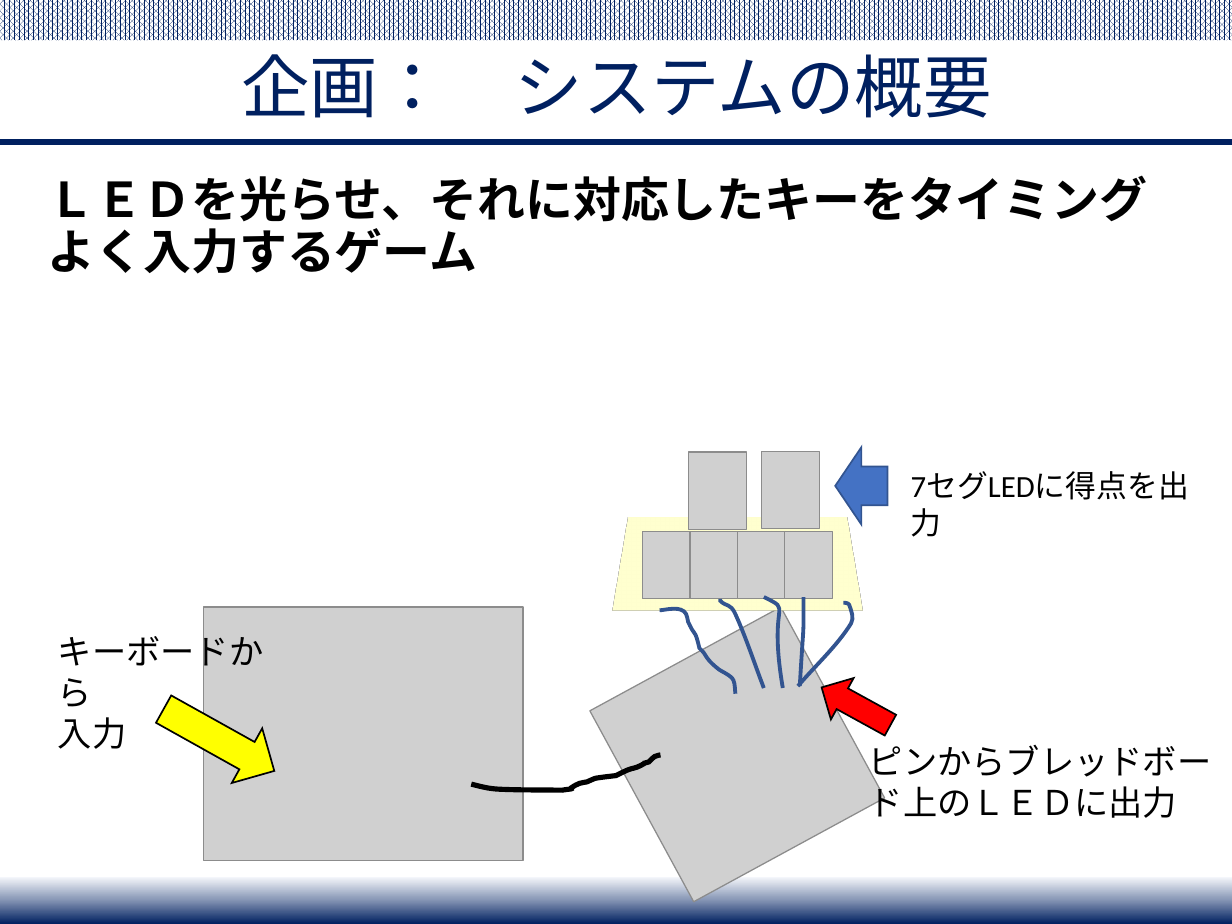
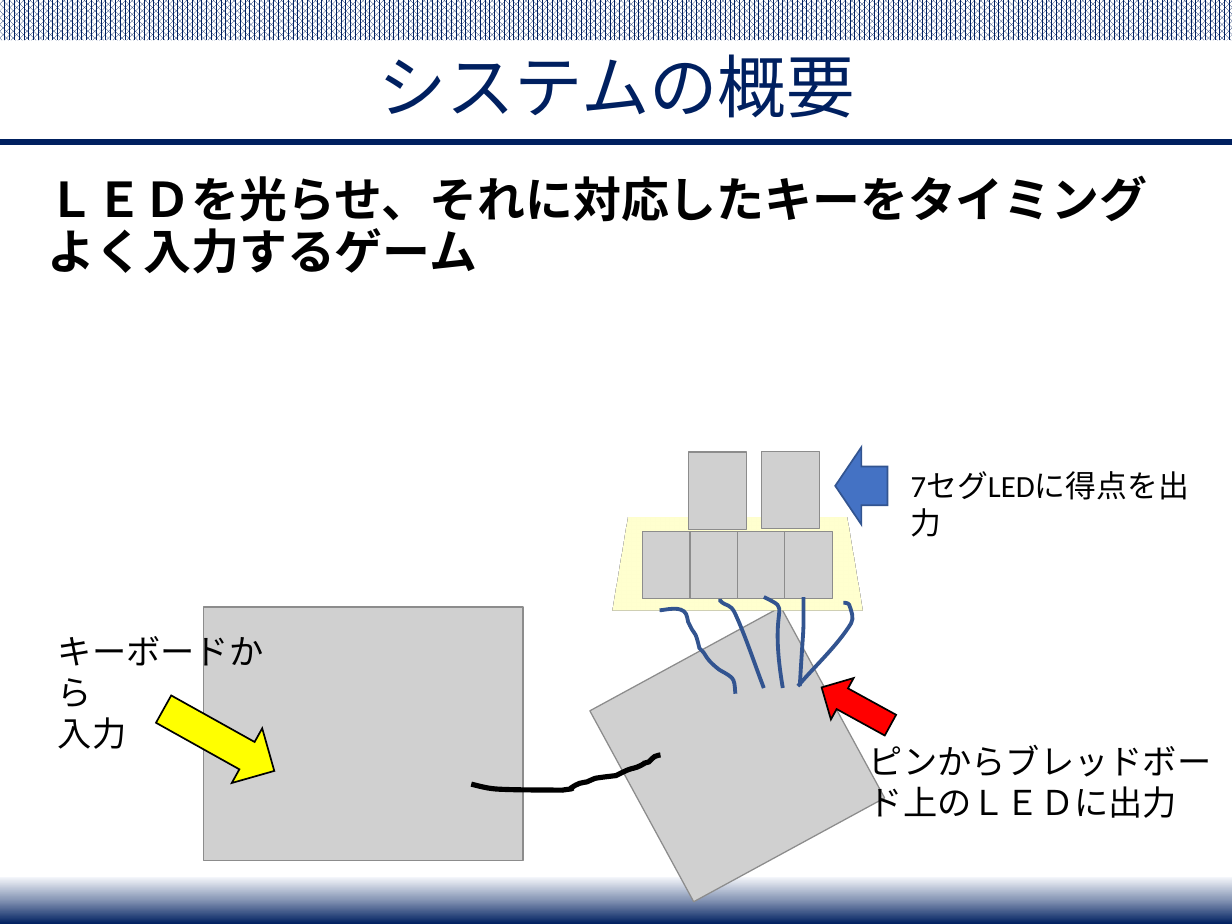
Before and after one commit to Yuchan4342/iot-system-project, a slide deck: slide 2 of presentation/IoT_project_final_presentation.pptx. Drawn at 1232x924 pixels with LibreOffice and Linux fonts; fonts in the diff are those of the drawing; grey boxes stand for pictures. Boxes give left, top, right and bottom in pixels: in the first picture for what was removed or moved away, otherwise in the second. Text is boxed around its words. In the diff, an @@ line names an element or a change of style, - is before the commit and + after.

```diff
--- a/presentation/IoT_project_final_presentation.pptx
+++ b/presentation/IoT_project_final_presentation.pptx
@@ title at bbox=[378, 54, 855, 118]: text changed @@
-企画： システムの概要
+システムの概要
```
Also in this commit, not shown: 3 other slides changed, 1 slide added.
